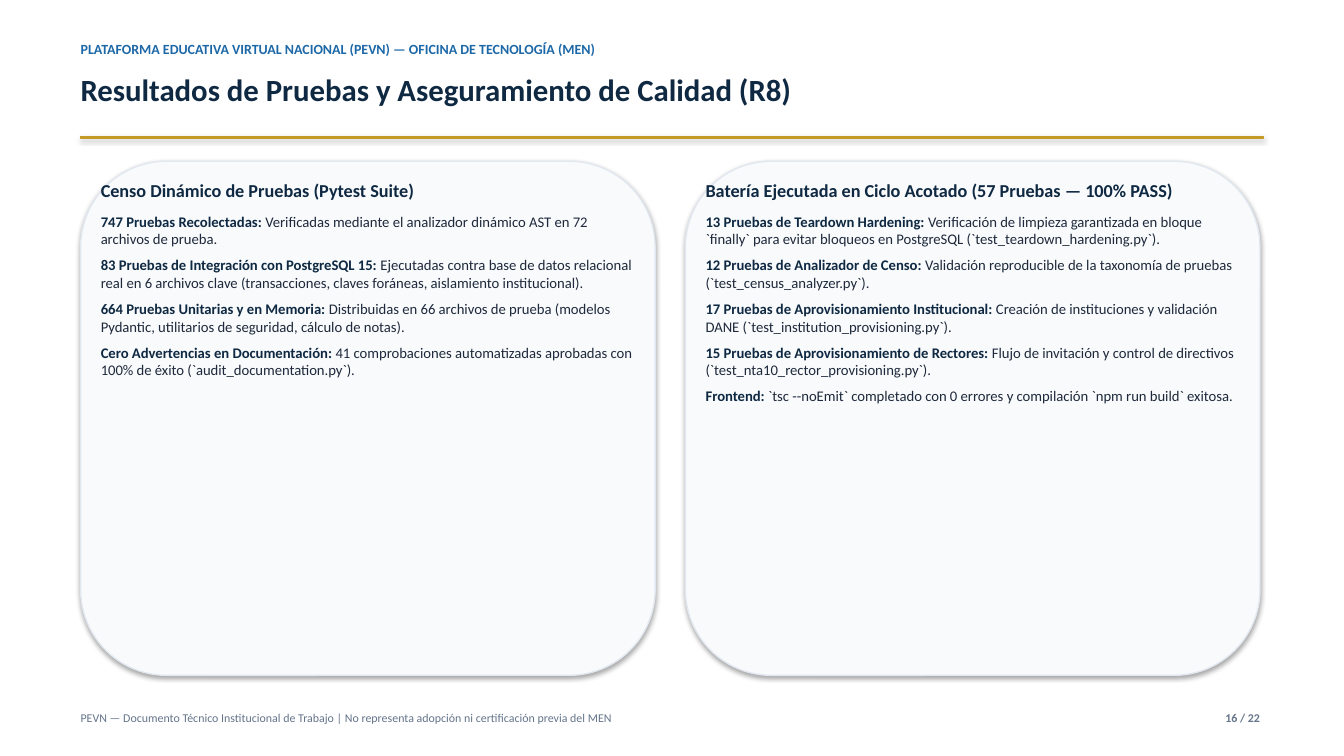
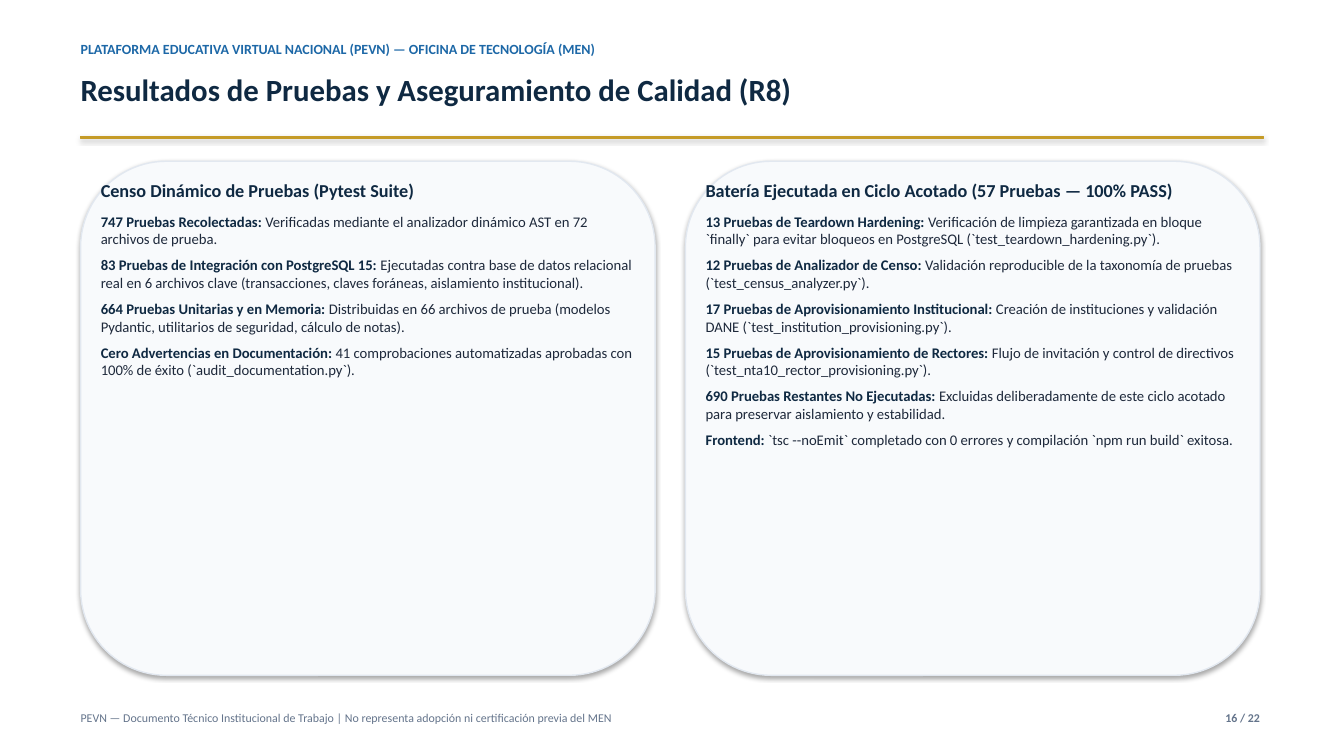
Before and after one commit to juancastro2381-hub/Plataforma-Educativa-Virtual-Nacional-PEVN, a slide deck: slide 16 of docs/government/pdf/PEVN_PRESENTACION_INSTITUCIONAL_MEN.pptx. Drawn at 1344x756 pixels with LibreOffice and Linux fonts; fonts in the diff are those of the drawing. Boxes give left, top, right and bottom in pixels: in the first picture for what was removed or moved away, otherwise in the second. Text is boxed around its words. In the diff, an @@ line names an element or a change of style, - is before the commit and + after.

Commit message:
Auditoría de Consistencia, Evidencia y Preparación para Revisión Técnica del MEN (PEVN)

```diff
--- a/docs/government/pdf/PEVN_PRESENTACION_INSTITUCIONAL_MEN.pptx
+++ b/docs/government/pdf/PEVN_PRESENTACION_INSTITUCIONAL_MEN.pptx
@@ text at bbox=[706, 390, 1226, 422]: paragraph added @@
+690 Pruebas Restantes No Ejecutadas: Excluidas deliberadamente de este ciclo acotado para preservar aislamiento y estabilidad.
```
Also in this commit, not shown: 4 other slides changed, 14 other files.
